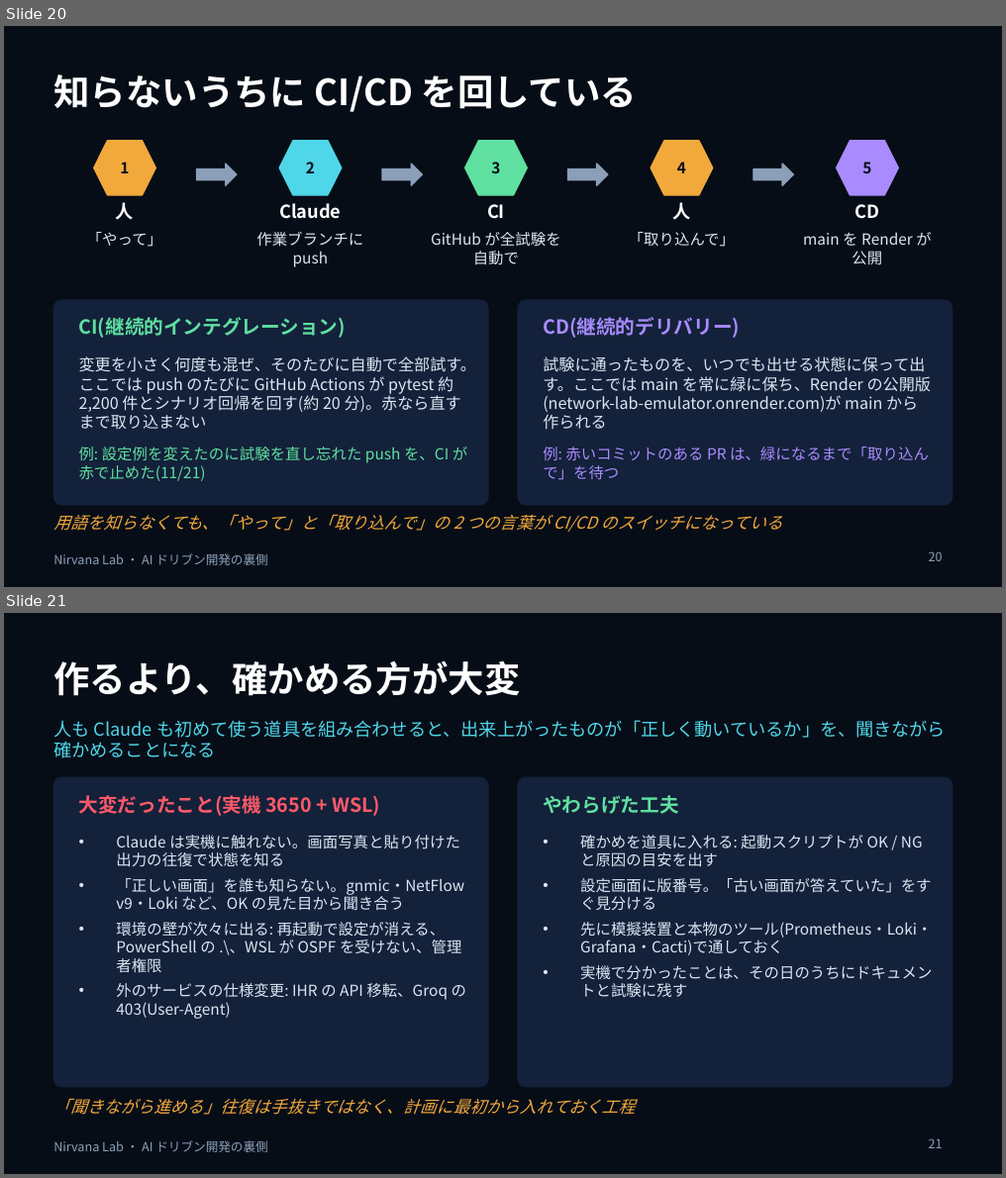
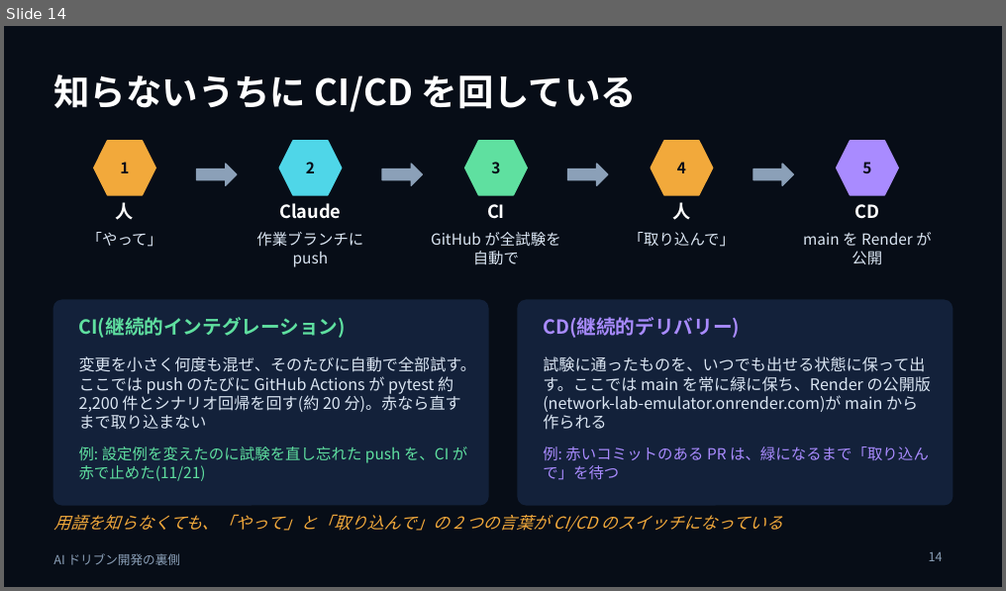
Before and after one commit to w-index-m/nirvana-lab, a slide deck: docs/ai-driven-dev-behind-the-scenes.pptx. Shown one above the other, each under a label of ours: slides 20 and 21 before the commit, slide 14 after it. The pictures are 1006x1178 and 1006x591 pixels, drawn with LibreOffice and Linux fonts; fonts in the diff are those of the drawing. Boxes give left, top, right and bottom in pixels: in the first picture for what was removed or moved away, otherwise in the second. Text is boxed around its words. In the diff, an @@ line names an element or a change of style, - is before the commit and + after.

```diff
--- a/docs/ai-driven-dev-behind-the-scenes.pptx
+++ b/docs/ai-driven-dev-behind-the-scenes.pptx
@@ slide 21 removed at (4, 613, 1002, 1174), background #070D17; not listed: 1 template element that a slide beside it also shows @@
@@ title removed at (54, 661, 520, 696) @@
-作るより、確かめる方が大変
@@ text removed at (54, 720, 945, 759) @@
-人も Claude も初めて使う道具を組み合わせると、出来上がったものが「正しく動いているか」を、聞きながら確かめることになる
@@ rounded rectangle removed at (54, 777, 488, 1087) @@
@@ rounded rectangle removed at (518, 777, 952, 1087) @@
@@ text removed at (79, 795, 380, 816) @@
-大変だったこと(実機 3650 + WSL)
@@ text removed at (543, 795, 678, 814) @@
-やわらげた工夫
@@ text removed at (116, 835, 466, 1019) @@
-• Claude は実機に触れない。画面写真と貼り付けた出力の往復で状態を知る
-• 「正しい画面」を誰も知らない。gnmic・NetFlow v9・Loki など、OK の見た目から聞き合う
-• 環境の壁が次々に出る: 再起動で設定が消える、PowerShell の .\、WSL が OSPF を受けない、管理者権限
-• 外のサービスの仕様変更: IHR の API 移転、Groq の 403(User-Agent)
@@ text removed at (580, 835, 932, 997) @@
-• 確かめを道具に入れる: 起動スクリプトが OK / NG と原因の目安を出す
-• 設定画面に版番号。「古い画面が答えていた」をすぐ見分ける
-• 先に模擬装置と本物のツール(Prometheus・Loki・Grafana・Cacti)で通しておく
-• 実機で分かったことは、その日のうちにドキュメントと試験に残す
@@ text removed at (54, 1098, 635, 1115) @@
-「聞きながら進める」往復は手抜きではなく、計画に最初から入れておく工程
@@ page number removed at (929, 1139, 943, 1149) @@
-21
@@ what was slide 20 is now slide 14 @@
@@ slide 14 changed as well @@
@@ text at (54, 554, 181, 566): text changed @@
-Nirvana Lab ・ AI ドリブン開発の裏側
+AI ドリブン開発の裏側
@@ page number at (929, 553, 943, 562): text changed @@
-20
+14
```
Also in this commit, not shown: 20 other slides changed, 1 slide added, 3 other slides removed, 3 other files.
